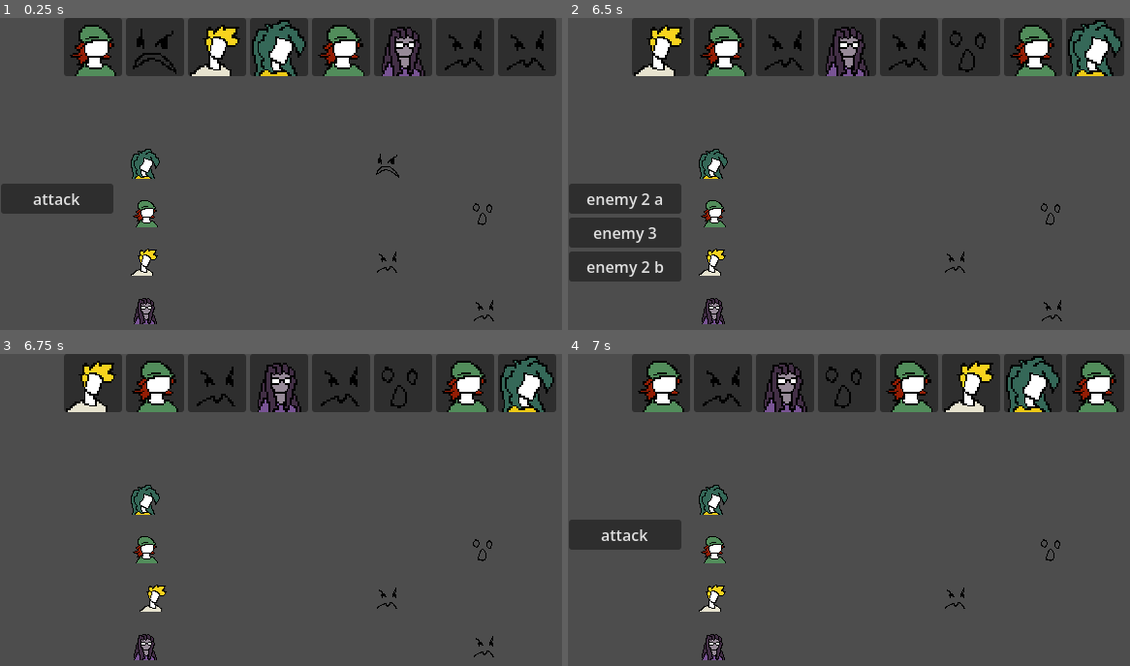
Above: before the commit, frames 1-4 (two rows, left to right).
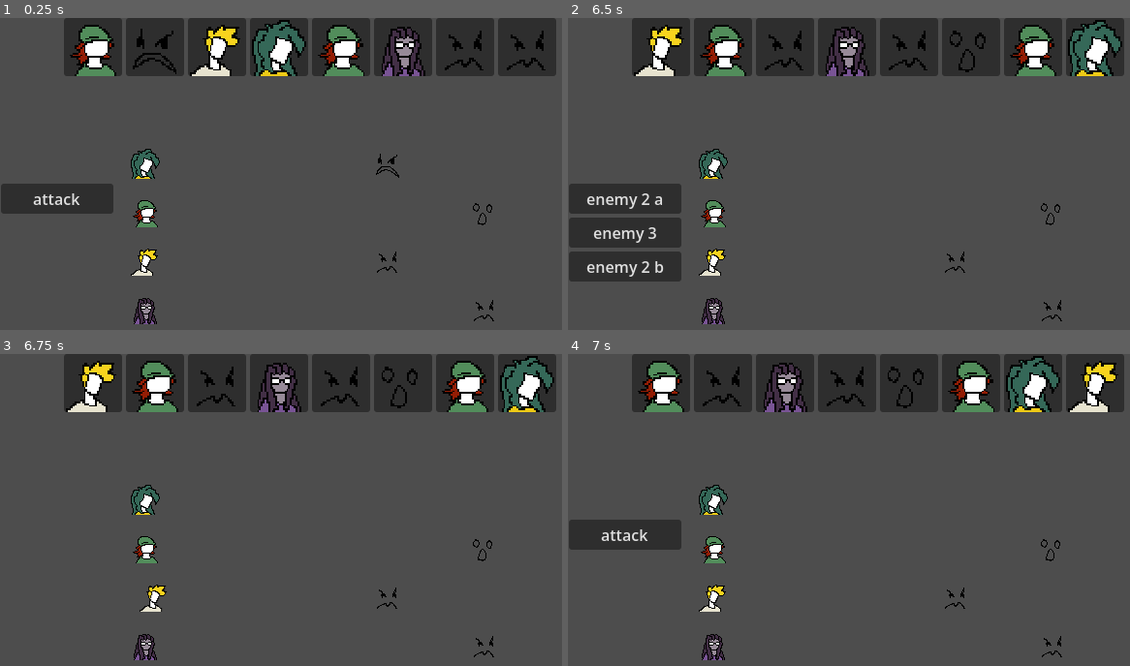
Above: after the commit, the same moments.

Repository: Octologue/godot-test-project
Game: Godot game, scene res://battle_logic/scenes/battle_scene.tscn
Same seed, same stepped clock (60 frames per second), same inputs: the game is played once before the commit and once after it.
Inputs:
- Up to frame 1 (0.25 s): no input
- Up to frame 2 (6.5 s): click "attack" at 0.5 s; click "accurate" at 1.25 s; click "enemy 1" at 2 s; click "attack" at 2.75 s; click "unaccurate" at 3.5 s; click "enemy 2 a" at 4.25 s; click "attack" at 5 s; click "attack poison" at 5.75 s
- Up to frame 3 (6.75 s): click "enemy 3" at 6.5 s
- Up to frame 4 (7 s): no input

Frames 1-3 are identical in both runs. In frame 4, 2.9% of the frame differs, in the area x 45-98%, y 2-98%.

Commit message:
fixed poison bug

Diff:
--- a/battle_logic/battle_system.gd
+++ b/battle_logic/battle_system.gd
@@ -96,6 +96,7 @@
 	check_end_of_battle()
 	timeline = timeline.filter(func(entry): return entry["character"].alive)
 
+	targets.clear()
 	actor = timeline[0]["character"]
 
 	if actor.is_player == true:
@@ -256,10 +257,11 @@
 	timeline = timeline.filter(func(entry): return entry["character"] != character)
 	character_nodes[character].queue_free()
 
-	for button in enemy_selection.get_children():
+	for button in enemy_selection.get_children()+ally_selection.get_children():
 		if button.character == character:
 			button.queue_free()
 			break
+
 
 func show_options():
 	options.show()
--- a/battle_logic/classes/Character.gd
+++ b/battle_logic/classes/Character.gd
@@ -97,6 +97,8 @@
 		effect.duration -= 1
 		if effect is not StatChange:
 			effect.trigger(self)
+			if HP <= 0:
+				die()
 		if effect.duration == 0:
 			effect.stop_trigger(self)
 			effects.erase(effect)
